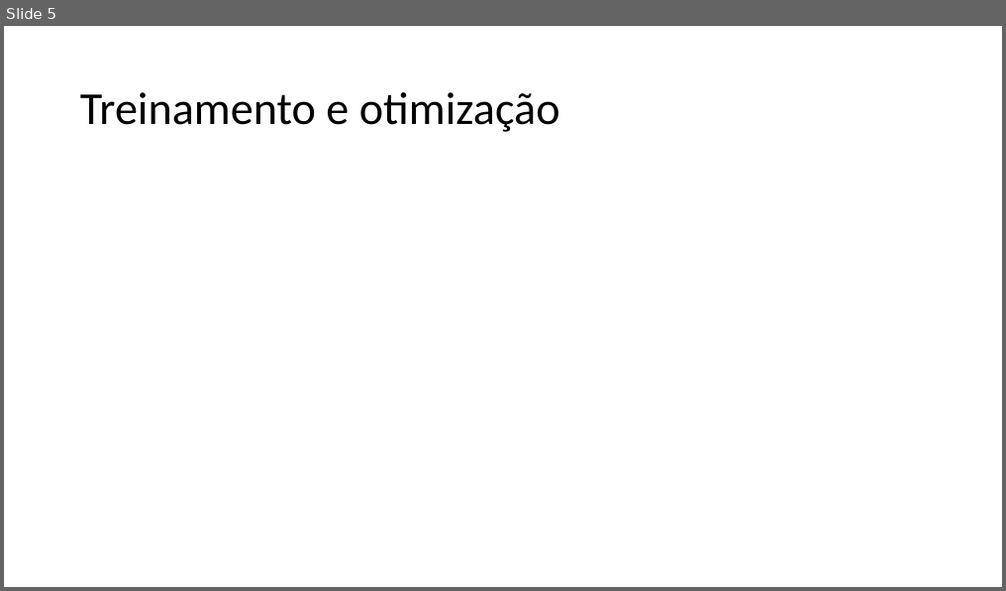
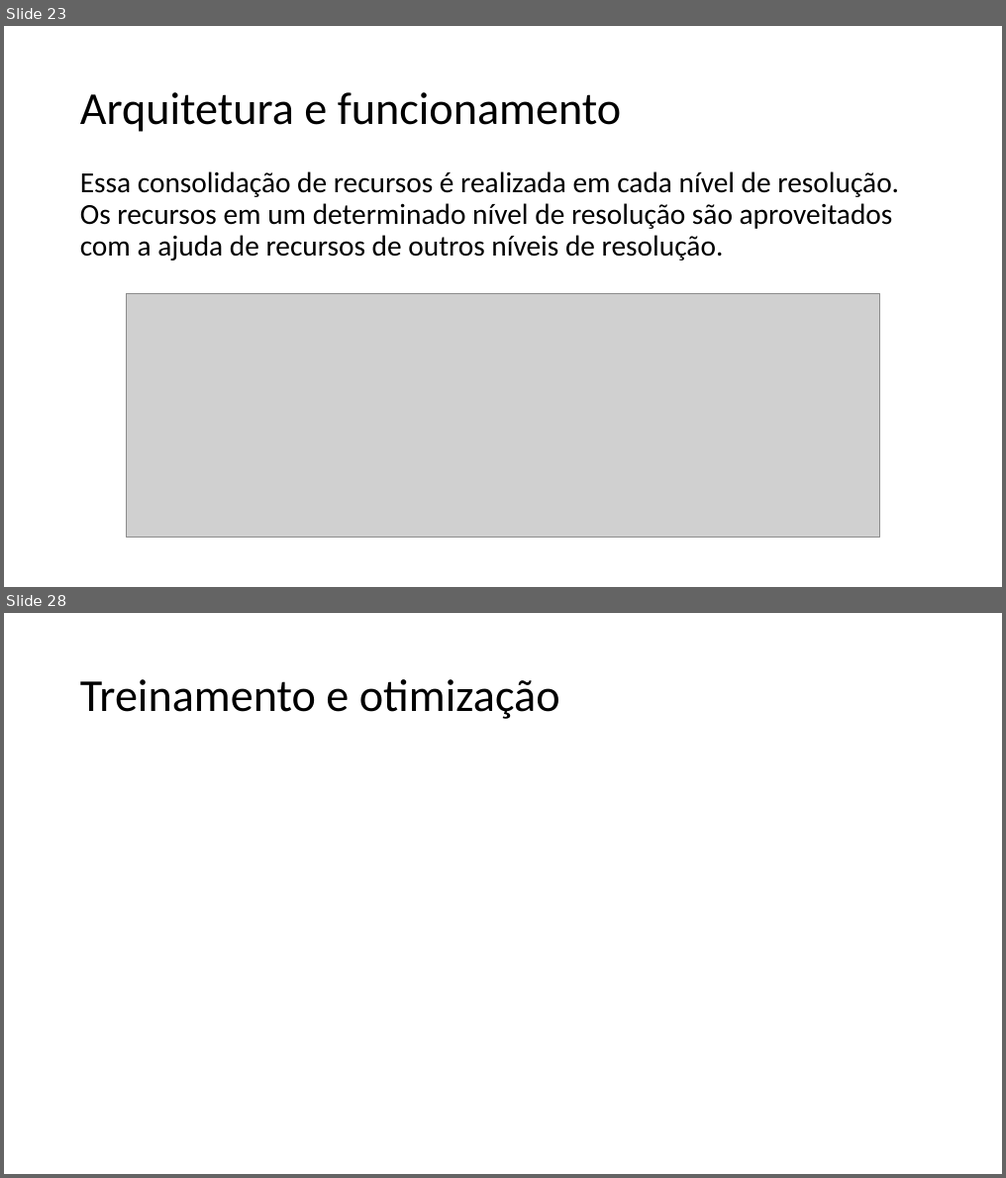
Before and after one commit to HyAgOsK/Research-Machine-Laerning-models, a slide deck: Seminário MirNet/TP558_X_Template.pptx. Shown one above the other, each under a label of ours: slide 5 before the commit, slides 23 and 28 after it; the slides between them are not shown. The pictures are 1006x591 and 1006x1178 pixels, drawn with LibreOffice and Linux fonts; fonts in the diff are those of the drawing; grey boxes stand for pictures. Boxes give left, top, right and bottom in pixels: in the first picture for what was removed or moved away, otherwise in the second. Text is boxed around its words. In the diff, an @@ line names an element or a change of style, - is before the commit and + after.

```diff
--- a/Seminário MirNet/TP558_X_Template.pptx
+++ b/Seminário MirNet/TP558_X_Template.pptx
@@ slide 23 added at [4, 26, 1002, 587], background #FFFFFF @@
@@ title added at [80, 92, 621, 132], 44 pt, text #000000 @@
+Arquitetura e funcionamento
@@ text added at [80, 172, 899, 261], 28 pt, text #000000 @@
+Essa consolidação de recursos é realizada em cada nível de resolução. Os recursos em um determinado nível de resolução são aproveitados com a ajuda de recursos de outros níveis de resolução.
@@ picture added at [126, 293, 880, 537] @@
@@ what was slide 5 is now slide 28 @@
```
Also in this commit, not shown: 2 slides changed, 24 other slides added, 2 slides removed, 5 other files.
